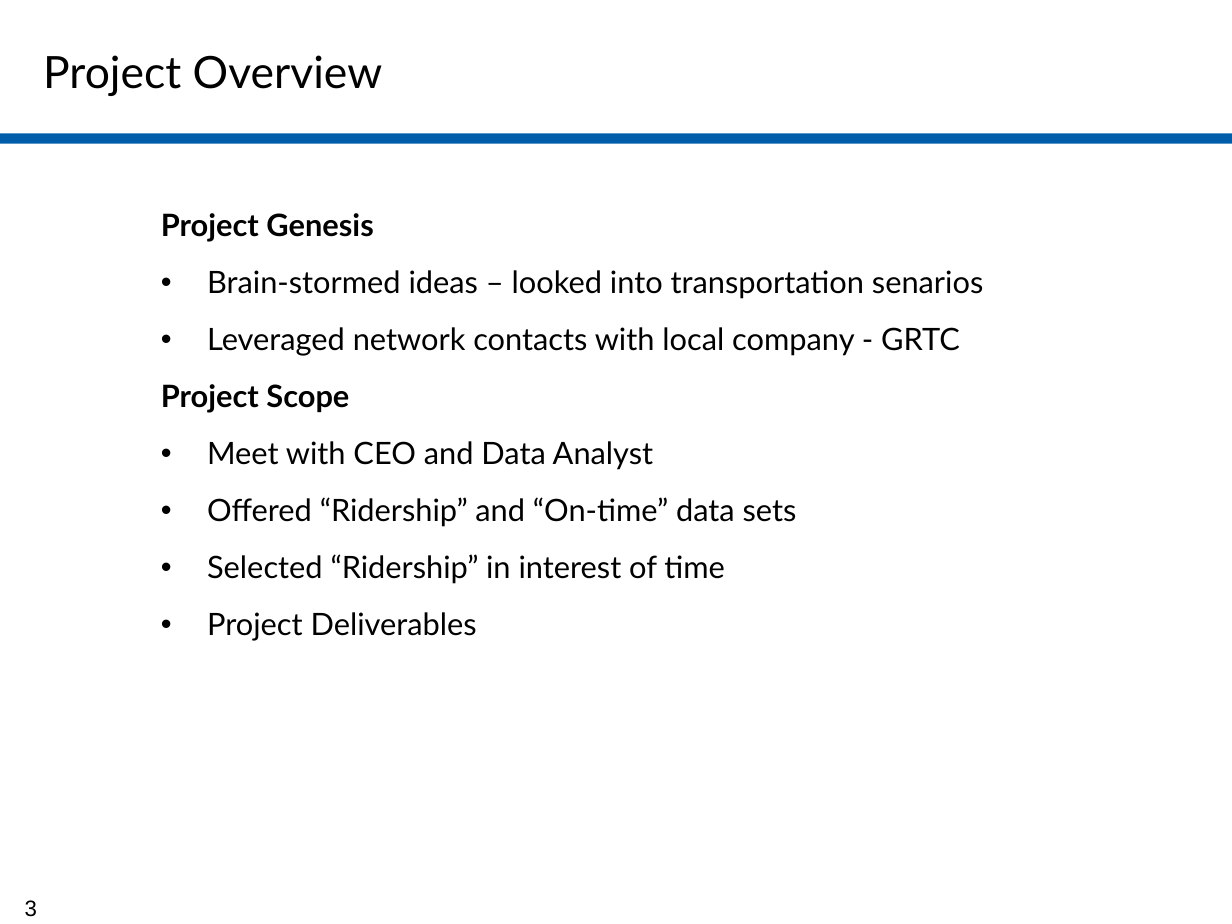
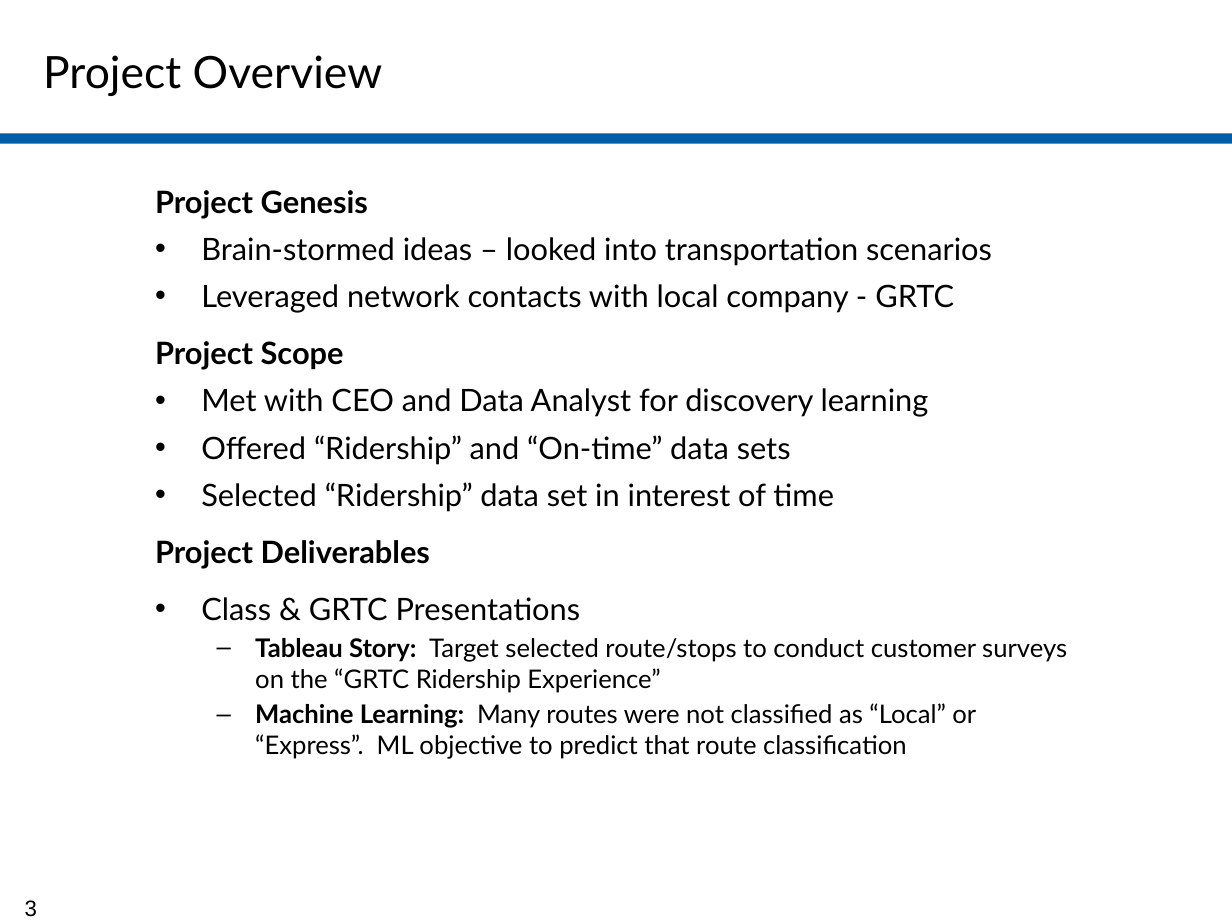
Before and after one commit to jamie-miller-rva/GRTC-Analysis, a slide deck: slide 3 of GRTC Project.pptx. Drawn at 1232x924 pixels with LibreOffice and Linux fonts; fonts in the diff are those of the drawing. Boxes give left, top, right and bottom in pixels: in the first picture for what was removed or moved away, otherwise in the second. Text is boxed around its words. In the diff, an @@ line names an element or a change of style, - is before the commit and + after.

Commit message:
adding presentation slide deck

```diff
--- a/GRTC Project.pptx
+++ b/GRTC Project.pptx
@@ text "Project Genesis": place and size @@
-text "Project Genesis" at [161,213,983,641]
+text "Project Genesis" at [155,190,1067,759]
@@ text at [201,237,992,266]: text changed @@
-• Brain-stormed ideas – looked into transportation senarios
+• Brain-stormed ideas – looked into transportation scenarios
@@ text at [155,284,954,569]: bold on in "Project Deliverables"; less space between paragraphs; bullet • to none @@
@@ text at [201,388,929,417]: text changed @@
-• Meet with CEO and Data Analyst
+• Met with CEO and Data Analyst for discovery learning
@@ text at [201,482,834,512]: text changed @@
-• Selected “Ridership” in interest of time
+• Selected “Ridership” data set in interest of time
@@ text at [201,597,1067,759]: paragraphs added @@
+• Class & GRTC Presentations
+  – Tableau Story: Target selected route/stops to conduct customer surveys on the “GRTC Ridership Experience”
+  – Machine Learning: Many routes were not classified as “Local” or “Express”. ML objective to predict that route classification
```
Also in this commit, not shown: 1 other slide changed, 4 slides added, 4 slides removed.
